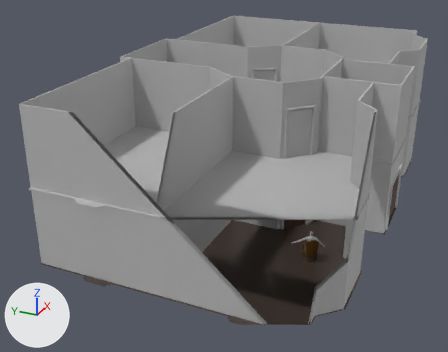
One commit to the FBX model unity/Basic/Assets/Models/new_room.fbx: the scene before it, then after it.
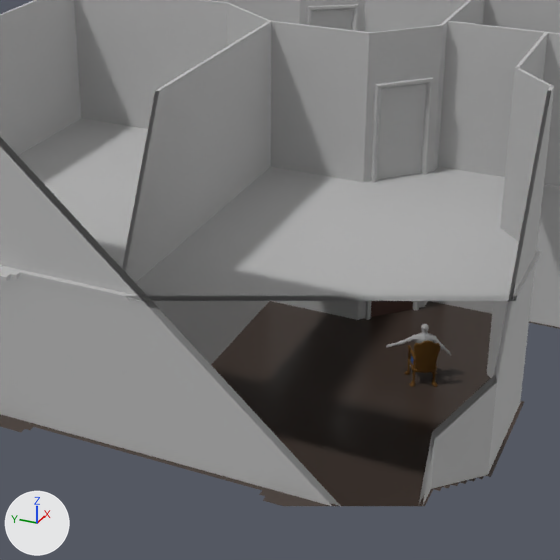
Each version appears first whole from a camera (50 mm lens) standing at (-0.202, -0.148, 0.209) and looking at (0.174, 0.021, 0.021), and next in a close-up on the part from 21% to 85% of the width and 19% to 100% of the height. Every picture has the same lights, and +X, +Y and +Z are marked at lower left. Everything nearer to the camera than a plane just in front of the edit is cut away. Where no turn or scale is listed for an object, it has been applied to the vertices. Vertices at the same position are counted once.

The older version as bpy lines, for what is in view:
```python
me_mesh_001 = bpy.data.meshes.new('Mesh.001')
me_mesh_001.from_pydata(...)  # 266 vertices, 210 faces; spans x -0.149..0.149, y -0.098..0.098, z -0.026..0.026
me_mesh_001.materials.append(mat_lambert1)  # grey #bcbcbc
me_mesh_017 = bpy.data.meshes.new('Mesh.017')
me_mesh_017.from_pydata(...)  # 874 vertices, 888 faces; spans x -76.0..76.0, y -87.0..87.0, z -45.0..45.0
me_mesh_017.materials.append(mat_lambert3)  # grey #bcbcbc
me_mesh_018 = bpy.data.meshes.new('Mesh.018')
me_mesh_018.from_pydata(...)  # 1634 vertices, 1489 faces; spans x -0.53..0.53, y -0.89..0.89, z -0.54..0.54
# faces by material slot: [1299, 190]
me_mesh_018.materials.append(mat_furniture_wood1)  # brown #664200
me_mesh_018.materials.append(mat_fabric_blue)  # blue #274e8b
me_mesh_034 = bpy.data.meshes.new('Mesh.034')
me_mesh_034.from_pydata(...)  # 8 vertices, 6 faces; spans x 0.1219..0.1357, y -0.0928..-0.079, z 0.0..0.052
me_mesh_034.materials.append(mat_blinn1)  # grey #bcbcbc
ob_chair_1 = bpy.data.objects.new('chair_1', me_mesh_018)
ob_chair_1.parent = ob_group1
ob_chair_1.location = (-0.17, -0.124, -0.219)
ob_chair_1.rotation_euler = (0.0, 0.119, 0.0)  # degrees (0, 6.8, 0)
ob_downstairs_walls_working1 = bpy.data.objects.new('downstairs_walls_working1', me_mesh_001)
ob_downstairs_walls_working1.location = (0.2, 0.001, 0.026)
ob_larry1 = bpy.data.objects.new('larry1', me_mesh_017)
ob_larry1.parent = ob_group1
ob_larry1.location = (0.0, 0.0148, 0.223)
ob_larry1.rotation_euler = (0.0, 0.0635, 0.0)  # degrees (0, 3.6, 0)
ob_larry1.scale = (0.0137, 0.0115, 0.0119)
ob_polysurface45 = bpy.data.objects.new('polySurface45', me_mesh_034)
ob_polysurface45.location = (0.0, 0.0, 0.0508)
# also in view: 'floor_upper' at (0.198, 0.001, 0.051); 'polySurface51' at (0.102, 0.005, 0.077); 'polySurface30' at (0.224, -0.072, 0.077); 'polySurface33' at (0.2, -0.047, 0.077); 'door_frame.006' at (0.161, -0.038, 0.069)
```
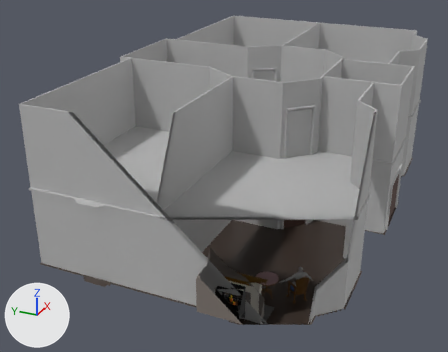
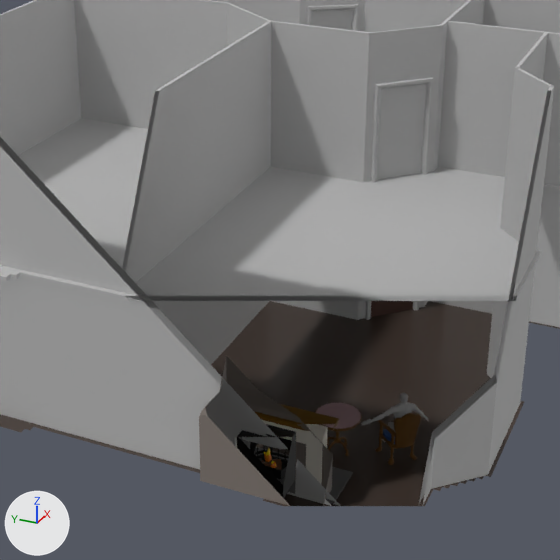
The change, as a list of edits to the scene's bpy script:
```text
Change me_mesh_001:
    remove me_mesh_001.from_pydata(...)  # 266 vertices, 210 faces; spans x -0.149..0.149, y -0.098..0.098, z -0.026..0.026
    add me_mesh_001.from_pydata(...)  # 274 vertices, 216 faces; spans x -0.149..0.149, y -0.098..0.098, z -0.026..0.026
    me_mesh_001 part 1
    108 faces are deleted
    10 vertices move within x -0.117..0.13, y -0.093..-0.081, z -0.026..0.026
    8 vertices are added at x -0.149..-0.147, y -0.048..-0.029, z -0.026..-0.012
    114 new faces join them
Change ob_larry1:
    ob_larry1.location: (0.0, 0.0148, 0.223) -> (0.781, 0.0148, -3.901)
    ob_larry1.rotation_euler: (0.0, 0.0635, 0.0) -> (0.0, 0.396, 0.0)  # degrees (0, 3.6, 0) -> degrees (0, 23, 0)
Change ob_chair_1:
    ob_chair_1.location: (-0.17, -0.124, -0.219) -> (0.611, -0.124, -4.342)
    ob_chair_1.rotation_euler: (0.0, 0.119, 0.0) -> (0.0, 0.451, 0.0)  # degrees (0, 6.8, 0) -> degrees (0, 26, 0)
Add ob_chimney:
    ob_chimney = bpy.data.objects.new('chimney', me_mesh_018_1)  # 34 vertices, 28 faces; spans x -0.005..0.005, y -0.0177..0.0177, z 0.0..0.0996; in mat_black_matte (black #000000), mat_chimney_stone (grey #827973)
    ob_chimney.location = (0.0519, -0.0376, 0.0)
Add ob_end_table1_table_top:
    ob_end_table1_table_top = bpy.data.objects.new('end_table1_table_top', me_mesh_022_1)  # 1393 vertices, 1379 faces; spans x -0.00682..0.00682, y -0.00682..0.00682, z -0.00598..0.00598; in mat_furniture_wood1 (brown #664200), mat_table_top_shiny (pink #c29ea5)
    ob_end_table1_table_top.location = (0.0765, -0.0496, 0.006)
Add ob_fireplace_combi:
    ob_fireplace_combi = bpy.data.objects.new('fireplace_combi', me_mesh_020_1)  # 1267 vertices, 1192 faces; spans x -0.0076..0.0076, y -0.0204..0.0204, z -0.0102..0.0102; in mat_fireplace_paint (white #f0eadf), mat_shiny_stone_dark (dark grey #676767), mat_fireplace_wood (dark yellow #7c5700), mat_blinn10 (black #000000), mat_log_wood (brown #654733), mat_log_wood_light (brown #c19e75), mat_fire_orange (orange #f58100), mat_fire_yellow (yellow #ffe100), mat_dark_plate_metal (black #000000)
    ob_fireplace_combi.location = (0.0592, -0.0376, 0.0102)
```

What differs and where, as boxes [x1, y1, x2, y2] in the close-ups (560 x 560 px; the box of a moved part takes in the faces that stretch with it):
'chimney', added: after [199, 355, 333, 506]
    faces in mat_chimney_stone (grey #827972): [199, 355, 333, 506]
    faces in mat_black_matte (black #000000): [237, 424, 296, 498]
'fireplace_combi', added: after [236, 403, 353, 504]
    faces in mat_fireplace_paint (white #f0eadf): [236, 420, 328, 484]
    faces in mat_fireplace_wood (dark yellow #7c5700): [254, 403, 339, 431]
    faces in mat_shiny_stone_dark (dark grey #676767): [255, 447, 353, 504]
    faces in mat_dark_plate_metal (black #000000): [250, 437, 292, 463]
    faces in mat_blinn10 (black #000000): [258, 457, 287, 479]
'chair_1', moved, turned: before [404, 340, 441, 387]; after [375, 413, 421, 465]
'end_table1_table_top', added: after [315, 403, 362, 456]
    faces in mat_table_top_shiny (pink #c29ea5): [316, 403, 361, 429]
    faces in mat_furniture_wood1 (brown #664200): [315, 403, 362, 456]
'larry1', moved, turned: before [386, 324, 451, 367]; after [361, 393, 429, 442]
part 1 of me_mesh_001, moved or reshaped: before [132, 296, 366, 506]; after [125, 296, 366, 506]
